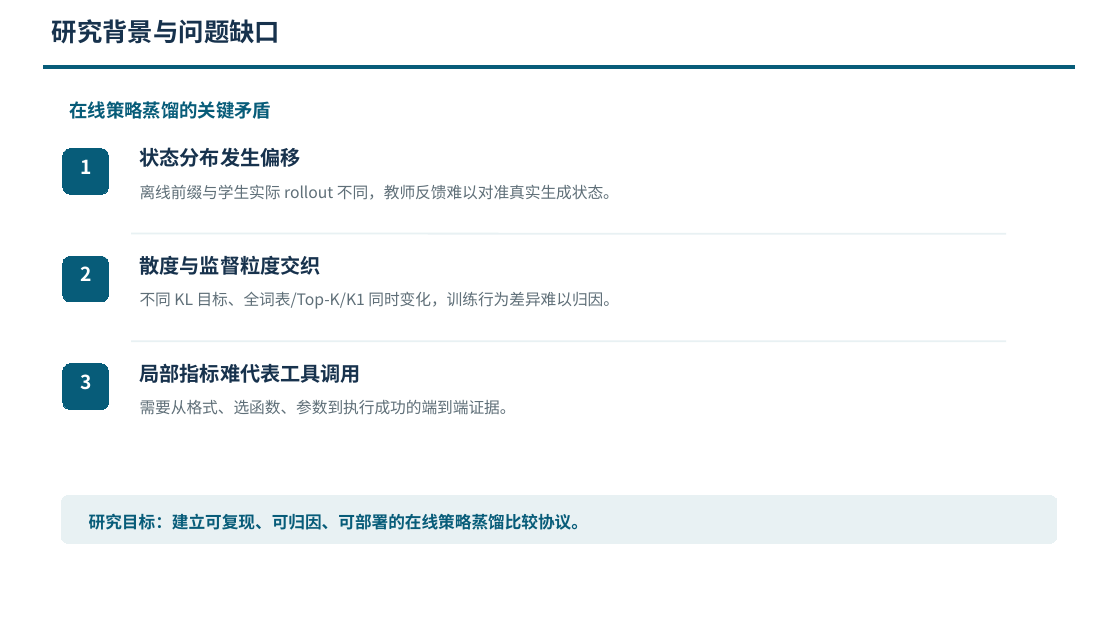
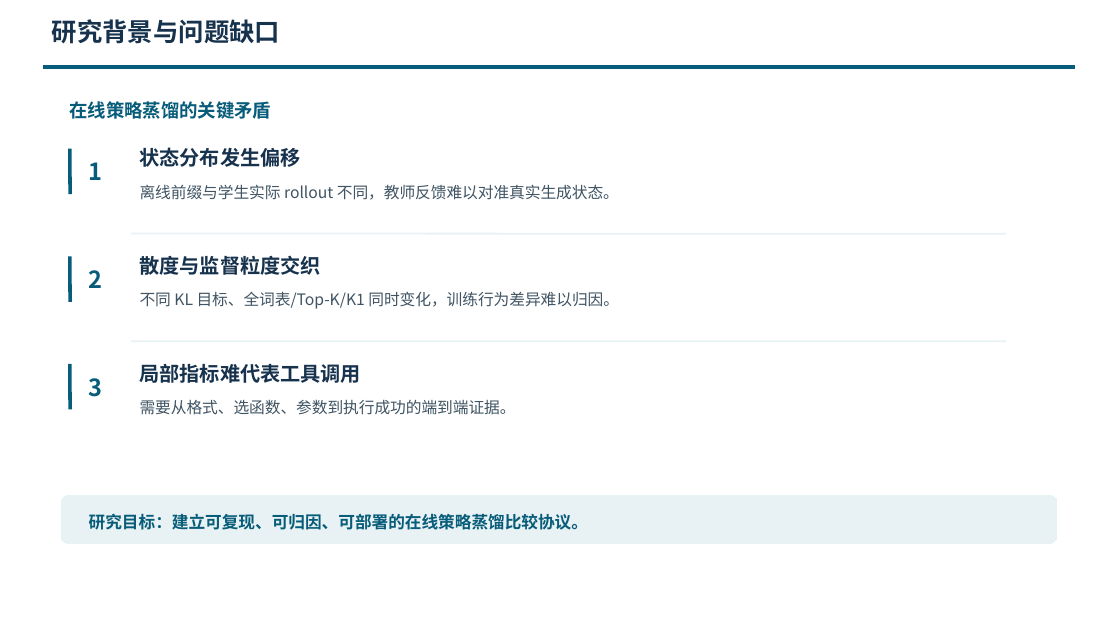
Before and after one commit to ziqizhang200/on-policy-distill-comparation, a slide deck: slide 2 of Papers/output/presentation/开题答辩PPT-在线策略蒸馏-20260927.pptx. Drawn at 1120x630 pixels with LibreOffice and Linux fonts; fonts in the diff are those of the drawing; background and template pictures are left out. Boxes give left, top, right and bottom in pixels: in the first picture for what was removed or moved away, otherwise in the second. Text is boxed around its words. In the diff, an @@ line names an element or a change of style, - is before the commit and + after.

```diff
--- a/Papers/output/presentation/开题答辩PPT-在线策略蒸馏-20260927.pptx
+++ b/Papers/output/presentation/开题答辩PPT-在线策略蒸馏-20260927.pptx
@@ line added from (70, 149) to (70, 194), #075C79 3 pt @@
@@ size 16.5 to 20.2 pt, text colour #FFFFFF to #075C79; fill #075C79 to none; outline #075C79 0 pt to none in 3 elements at <box>89,378,103,397</box>, <box>89,270,103,288</box>, <box>89,162,103,180</box> @@
@@ text "1": place and size @@
-text "1" at <box>63,149,108,194</box>
+text "1" at <box>89,162,103,180</box>
@@ line added from (70, 256) to (70, 302), #075C79 3 pt @@
@@ text "2": place and size @@
-text "2" at <box>63,256,108,302</box>
+text "2" at <box>89,270,103,288</box>
@@ line added from (70, 364) to (70, 410), #075C79 3 pt @@
@@ text "3": place and size @@
-text "3" at <box>63,364,108,409</box>
+text "3" at <box>89,378,103,397</box>
@@ text colour #5F6F78 to #405463 in 3 elements at <box>140,184,619,200</box>, <box>140,291,619,309</box>, <box>140,399,516,415</box> @@
```
Also in this commit, not shown: 9 other slides changed, 1 slide added, 1 slide removed.
